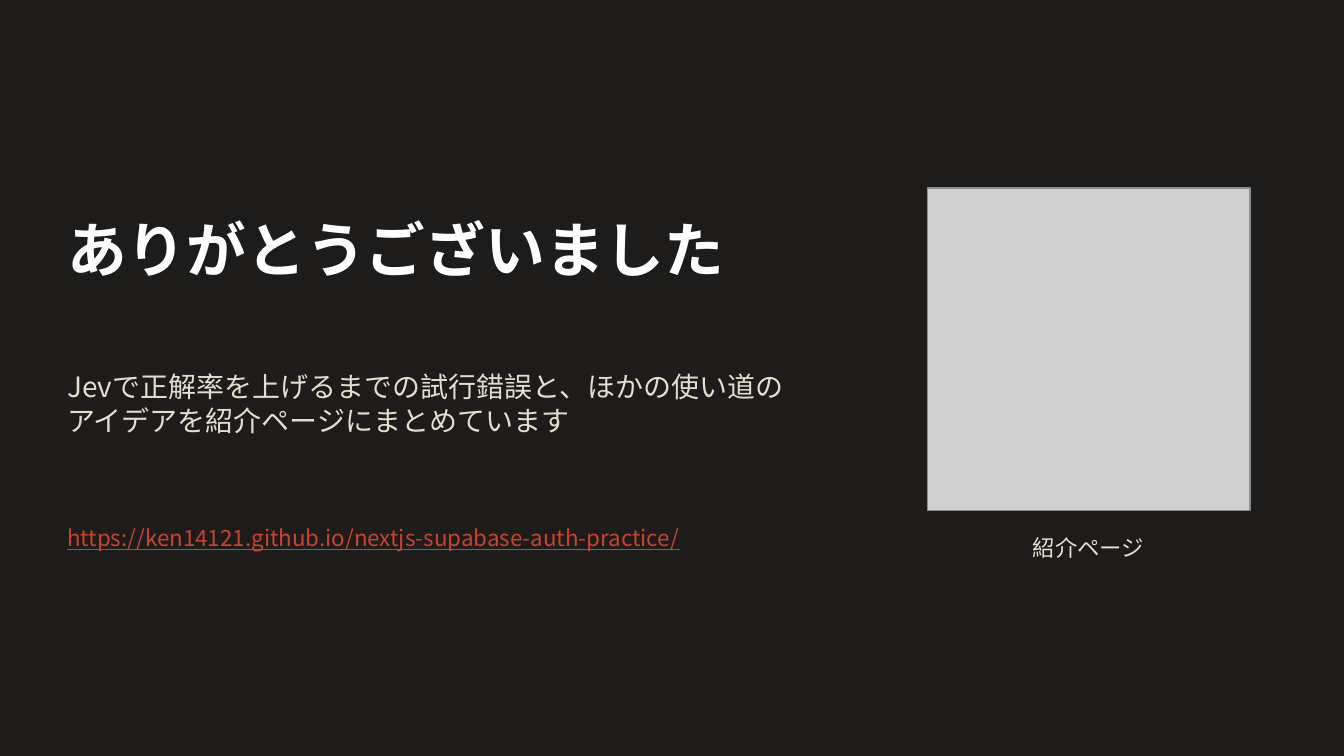
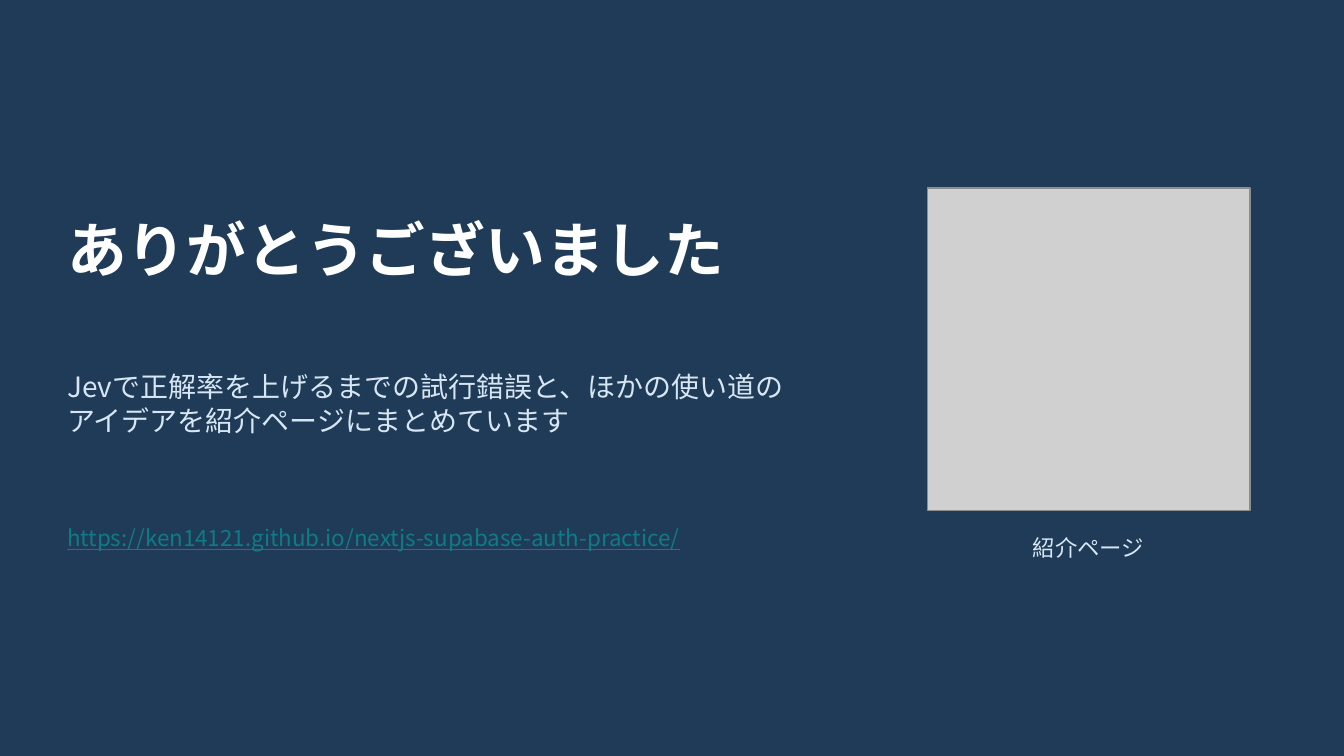
Before and after one commit to ken14121/nextjs-supabase-auth-practice, a slide deck: slide 8 of docs/reports/presentation-2026-11-24.pptx. Drawn at 1344x756 pixels with LibreOffice and Linux fonts; fonts in the diff are those of the drawing; grey boxes stand for pictures. Boxes give left, top, right and bottom in pixels: in the first picture for what was removed or moved away, otherwise in the second. Text is boxed around its words. In the diff, an @@ line names an element or a change of style, - is before the commit and + after.

```diff
--- a/docs/reports/presentation-2026-11-24.pptx
+++ b/docs/reports/presentation-2026-11-24.pptx
@@ background #1D1C1A to #1F3B57 @@
@@ text "Jevで正解率を上げるまでの試行錯誤と、ほかの使い道のアイデアを紹介ページにまとめています" at (x1=67, y1=373, x2=783, y2=434): text colour #E4DDCF to #D7E6F2 @@
@@ text "https://ken14121.github.io/nextjs-supabase-auth-practice/" at (x1=67, y1=528, x2=679, y2=551): text colour #C8432C to #0E7C86 @@
@@ text "紹介ページ" at (x1=1033, y1=537, x2=1144, y2=558): text colour #E4DDCF to #D7E6F2 @@
```
Also in this commit, not shown: 7 other slides changed.
